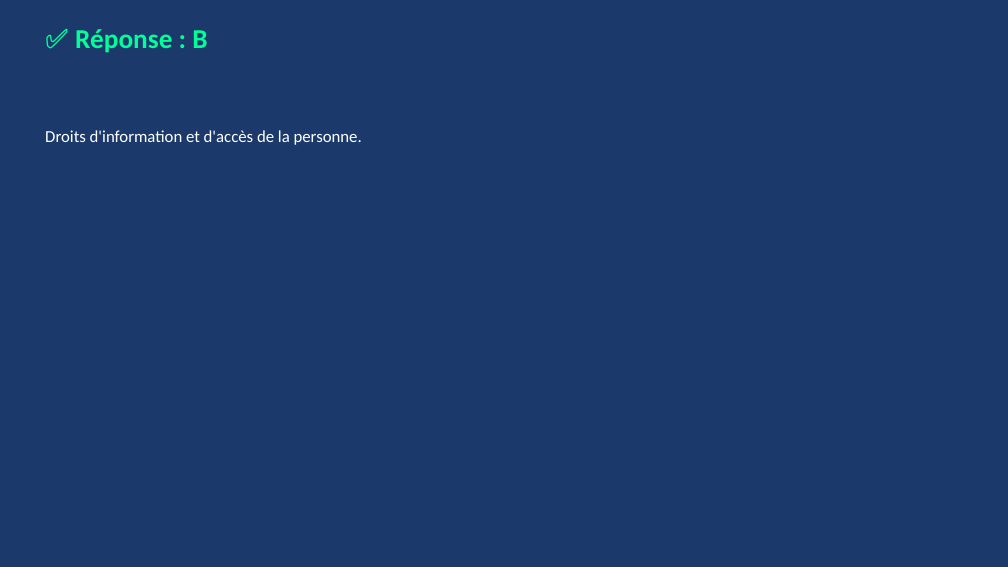
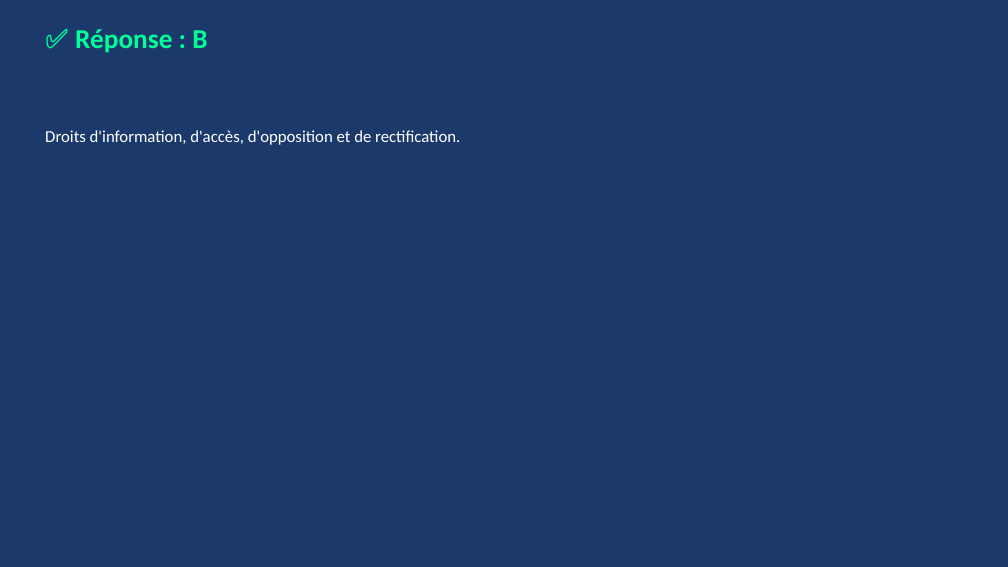
Before and after one commit to RicoBSJ/claude-travail-livrables, a slide deck: slide 88 of Livrables/Quiz/quiz_rbpp_ppa-dui_2026-06-27.pptx. Drawn at 1008x567 pixels with LibreOffice and Linux fonts; fonts in the diff are those of the drawing. Boxes give left, top, right and bottom in pixels: in the first picture for what was removed or moved away, otherwise in the second. Text is boxed around its words. In the diff, an @@ line names an element or a change of style, - is before the commit and + after.

```diff
--- a/Livrables/Quiz/quiz_rbpp_ppa-dui_2026-06-27.pptx
+++ b/Livrables/Quiz/quiz_rbpp_ppa-dui_2026-06-27.pptx
@@ text at [45,130,460,145]: text changed @@
-Droits d'information et d'accès de la personne.
+Droits d'information, d'accès, d'opposition et de rectification.
```
Also in this commit, not shown: 30 other slides changed, 22 slides added.
